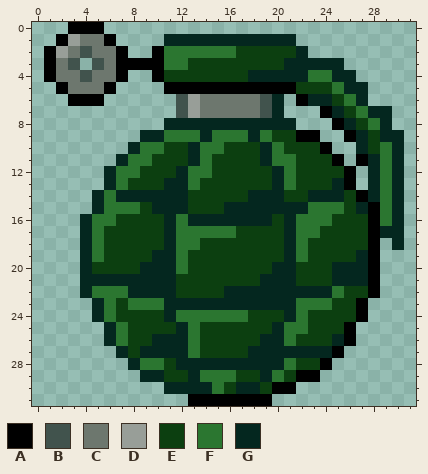
Pixel-art sprite -- Assets/Sprites/Icons/IC_nade.png. The picture above was drawn from the file before the commit.
The file is 32x32 pixels.
Palette (. is transparent): A #000000  B #41534d  C #6d776e  D #989e98  E #0c3f10  F #2b7630  G #04271f
Pixels before, first column x 1:
 0 ..AAA.........................
 1 .ADCCA....GGGGGGGGGGG.........
 2 ADCBCCA..AFFFFFFEEEEEG........
 3 ACB.BCAAAAFFEEEEEEEEGGGGG.....
 4 ACCBCCA..AEEEEEEEGGGGGFFGG....
 5 .ACCCA....AAAAAAAAAAAEEEFGG...
 6 ..AAA......BDCCCCCBG.AGGEFG...
 7 ...........BDCCCCCBG...AGEFGG.
 8 ..........GGGGGGGGGGG...AGEFG.
 9 ........GGFFFGFFFGFEEAA..AGEGG
10 .......GFFEEGFFEEEGFEEEA..GEFG
11 ......GFFEEEGFEEEEGFFEEEA.AGFG
12 .....GFFEEEGFFEEEEEGFEEEEA.GFG
13 .....GFEEEGGFEEEEEEGFEEEGA.GFG
14 ....GFGGGGGGEEEEEGGGEEGGGEAGFG
15 ....GFFFEGGGEEEGGGGGGGFFFEGAFG
16 ...GFFEEEEGFGGGGGGGEGFFFEEEAFG
17 ...GFEEEEEGFFFFFEEEEGFFEEEEAGG
18 ...GFEEEEEGFFEEEEEEEGFEEEEEA.G
19 ...GFEEEEGGFEEEEEEEEGFEEEEGA..
20 ...GEEEEGGGFEEEEEEEGGEEEGGGA..
21 ...GGGGGGGGEEEEEEEGGGEEEGGGA..
22 ...GFFFGGGGEEEEGGGGGGGGGFEEA..
23 ....GFEFFFGGGGGGGGGGGFFFEEA...
24 ....GFEEEEGFFFFFFEEEGFEEEEA...
25 .....GFEEEEGFEEEEEEGFFEEEA....
26 .....GFEEGGGFEEEEEGGFEEEGA....
27 ......GEGGGGFEEEEGGGGGGGA.....
28 .......GFFEGGGGGGGGGFEEA......
29 ........GGEEGFFFEEGFEAA.......
30 ..........GGGGFEGGEAA.........
31 ............AAAAAAA...........
Now the later version:
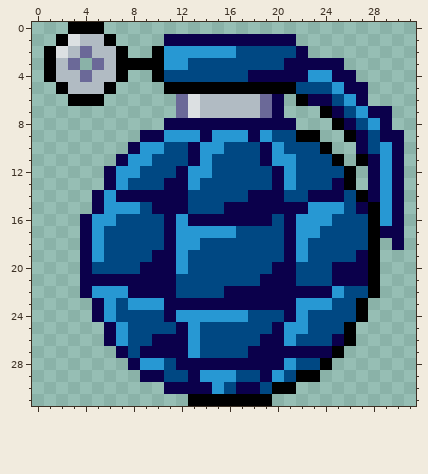
The exact change:
colour B: #41534d -> #6b6998
colour C: #6d776e -> #b1bbc3
colour D: #989e98 -> #dce0e2
colour E: #0c3f10 -> #004883
colour F: #2b7630 -> #2798d3
colour G: #04271f -> #0b004b
Where, in picture pixels (left, top, right, bottom), the same in both pictures:
changed: (56, 34, 404, 394)
